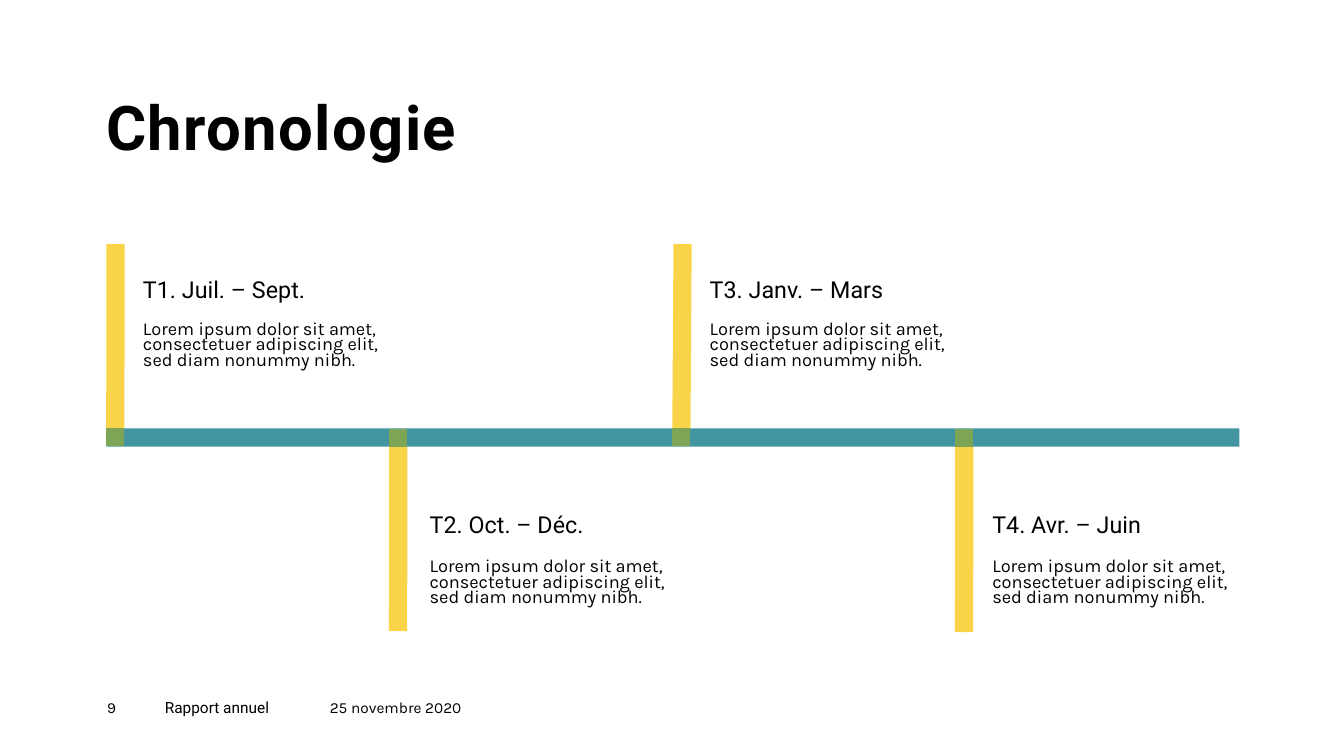
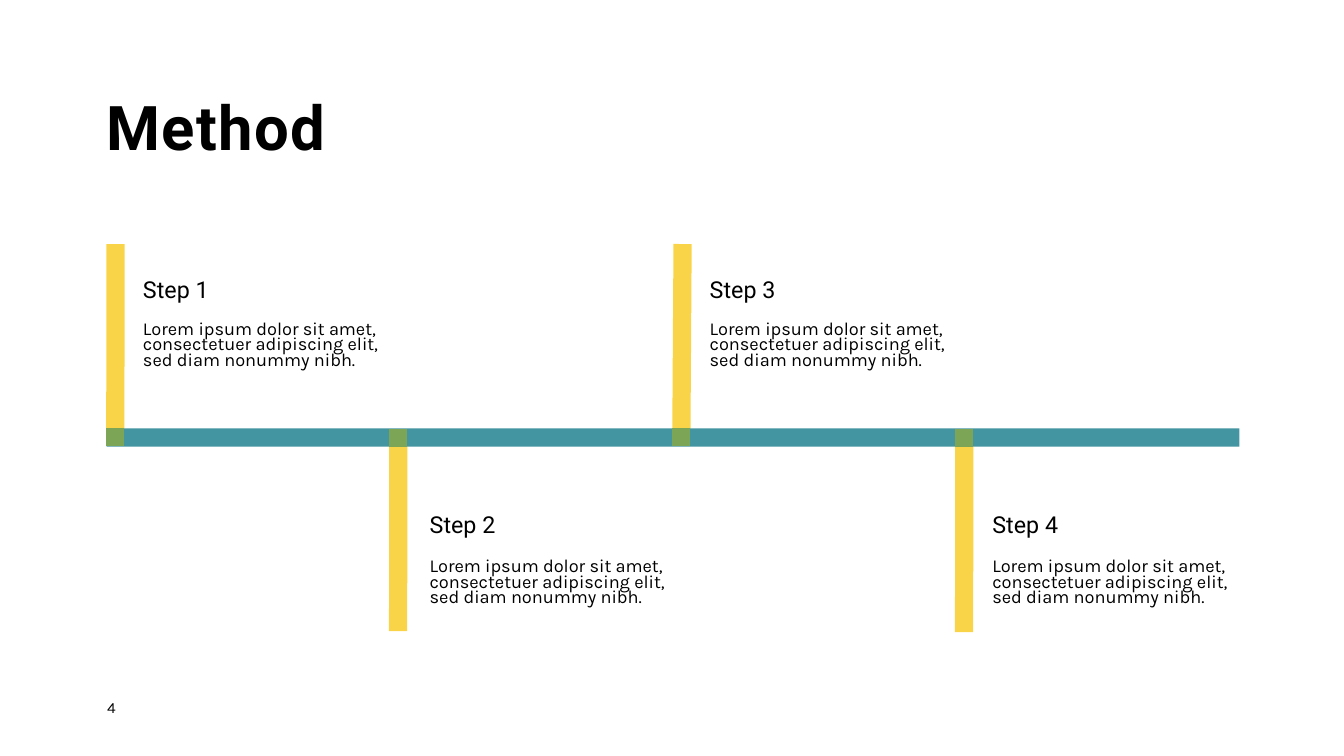
Before and after one commit to helmiri/INFO-F409-Exam_Project, a slide deck: slide 4 of doc/Slides.odp (slide 9 before the commit). Drawn at 1344x756 pixels with LibreOffice and Linux fonts; fonts in the diff are those of the drawing. Boxes give left, top, right and bottom in pixels: in the first picture for what was removed or moved away, otherwise in the second. Text is boxed around its words. In the diff, an @@ line names an element or a change of style, - is before the commit and + after.

```diff
--- a/doc/Slides.odp
+++ b/doc/Slides.odp
@@ title at [106, 103, 325, 151]: text changed @@
-Chronologie
+Method
@@ text at [143, 281, 209, 303]: text changed @@
-T1. Juil. – Sept.
+Step 1
@@ text at [710, 281, 775, 303]: text changed @@
-T3. Janv. – Mars
+Step 3
@@ text at [430, 516, 495, 538]: text changed @@
-T2. Oct. – Déc.
+Step 2
@@ text at [992, 516, 1058, 538]: text changed @@
-T4. Avr. – Juin
+Step 4
@@ page number at [107, 703, 116, 713]: text changed @@
-9
+4
@@ text removed at [165, 701, 269, 716] @@
-Rapport annuel
@@ text removed at [330, 702, 461, 713] @@
-25 novembre 2020
```
Also in this commit, not shown: 6 other slides changed, 6 slides removed, 1 other file.
